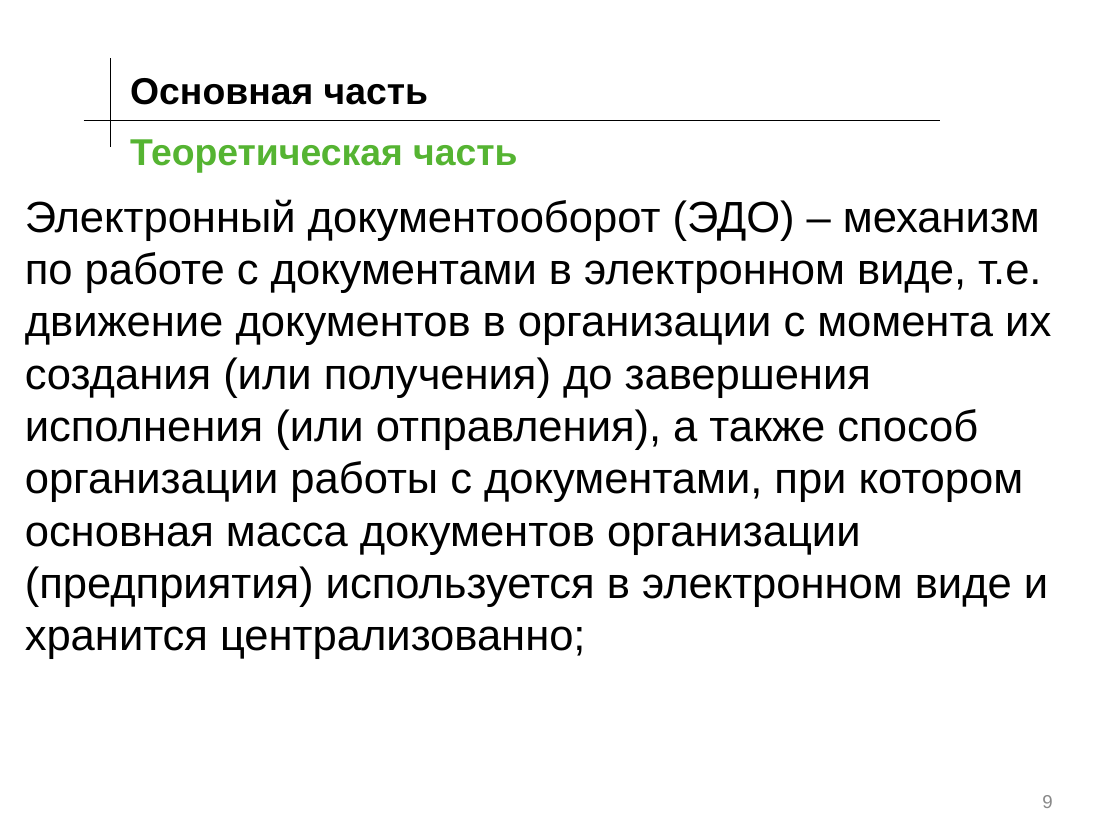
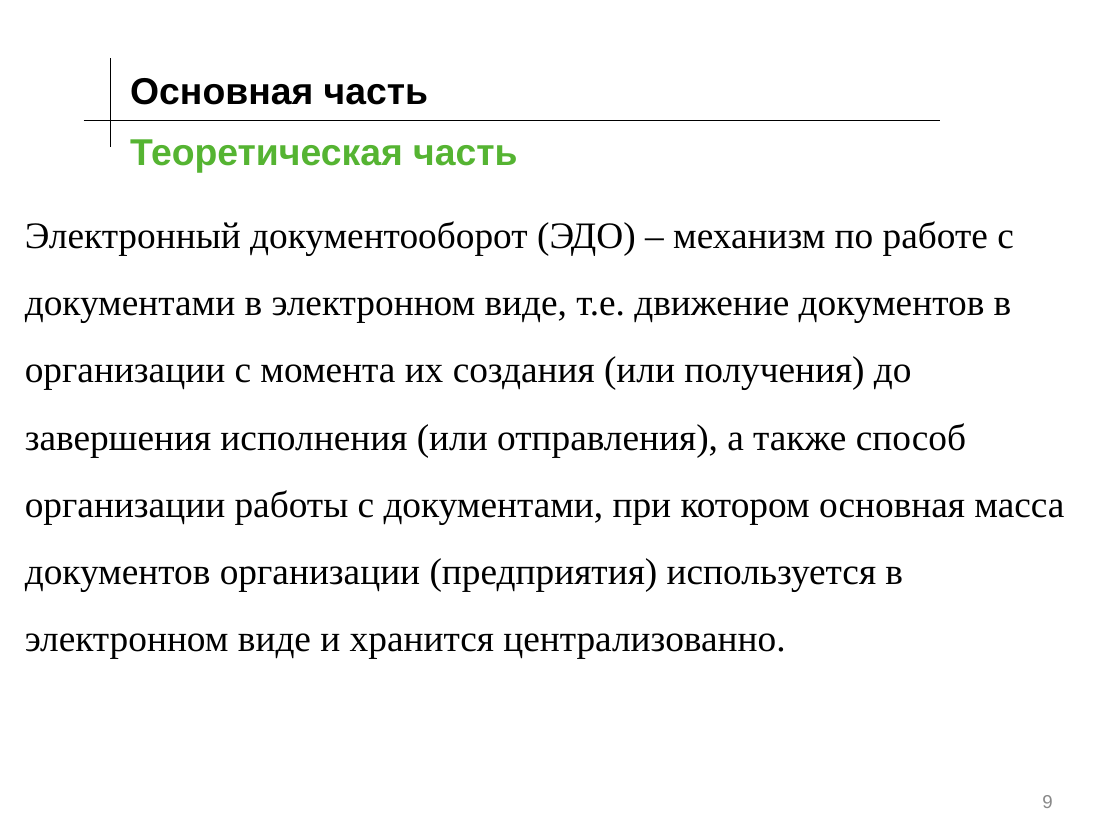
Before and after one commit to KnopaEl/Project, a slide deck: slide 9 of ПД(171-341).pptx. Drawn at 1120x840 pixels with LibreOffice and Linux fonts; fonts in the diff are those of the drawing; background and template pictures are left out. Boxes give left, top, right and bottom in pixels: in the first picture for what was removed or moved away, otherwise in the second. Text is boxed around its words. In the diff, an @@ line names an element or a change of style, - is before the commit and + after.

```diff
--- a/ПД(171-341).pptx
+++ b/ПД(171-341).pptx
@@ text at (25,221,1064,658): text changed; size 28 to 24 pt; font Arial to Times New Roman @@
-Электронный документооборот (ЭДО) – механизм по работе с документами в электронном виде, т.е. движение документов в организации с момента их создания (или получения) до завершения исполнения (или отправления), а также способ организации работы с документами, при котором основная масса документов организации (предприятия) используется в электронном виде и хранится централизованно;
+Электронный документооборот (ЭДО) – механизм по работе с документами в электронном виде, т.е. движение документов в организации с момента их создания (или получения) до завершения исполнения (или отправления), а также способ организации работы с документами, при котором основная масса документов организации (предприятия) используется в электронном виде и хранится централизованно.
```
Also in this commit, not shown: 16 other slides changed, 2 slides removed.
